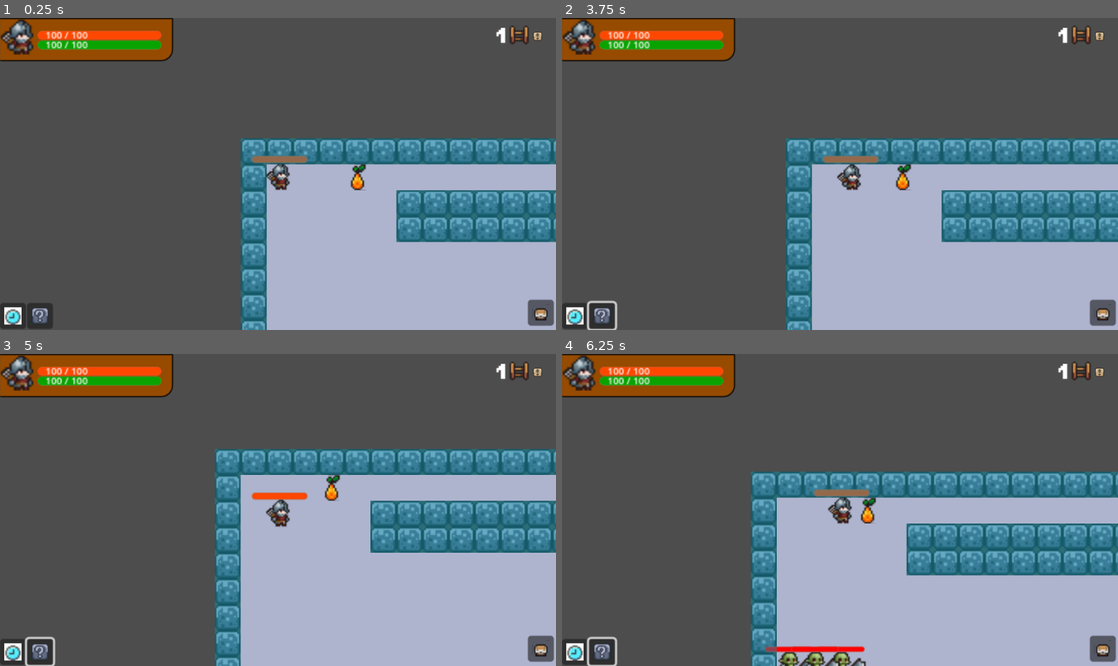
Above: before the commit, frames 1-4 (two rows, left to right).
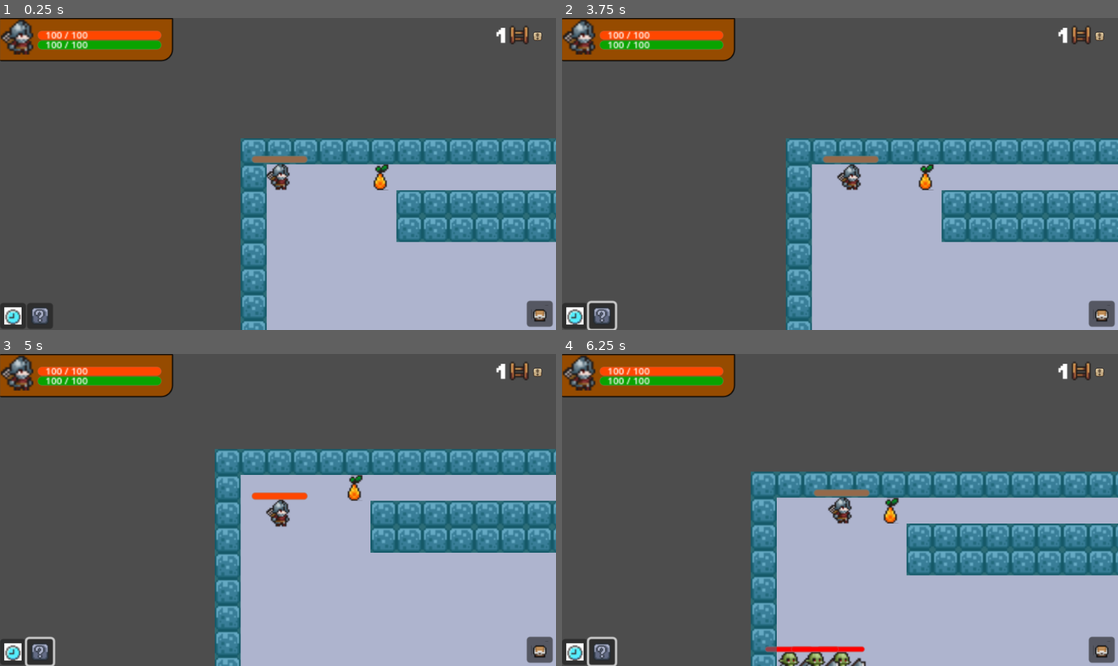
Above: after the commit, the same moments.

Repository: leon-chow/age-of-dungeons
Game: Godot game, scene res://game.tscn
Two runs of this game, one before a commit and one after it. Both use one fixed random seed, a clock stepped at 60 frames per second and the inputs below.
Inputs (mouse positions are in pixels of both pictures, inside the frame that each line leads up to; where the layout moved, square brackets give the same spot in the first picture):
- Up to frame 1 (0.25 s): no input
- Up to frame 2 (3.75 s): click (1101, 314) [1101, 311] at 0.5 s; click (573, 314) at 1.25 s; click (600, 314) at 2 s; click (1079, 36) at 2.75 s; hold Right (ui_right) from 3.53 s (still down)
- Up to frame 3 (5 s): release Right (ui_right) at 4.28 s; hold Down (ui_down) from 4.28 s (still down)
- Up to frame 4 (6.25 s): release Down (ui_down) at 5.03 s; hold Right (ui_right) 5.03-5.78 s; hold Up (ui_up) from 5.78 s (still down)

The runs differ from the first frame. In frame 1, 0.5% of the frame differs, in the area x 63-100%, y 46-100%; in frame 2, 0.5%; in frame 3, 0.5%; in frame 4, 0.5%, in the area x 53-100%, y 45-100%.

Commit message:
create base inventory window, create item instance off item class

Diff:
--- a/characters/enemies/enemy.gd
+++ b/characters/enemies/enemy.gd
@@ -54,6 +54,7 @@
 func _physics_process(delta: float) -> void:
 	health_bar.value = hp;
 	if (hp <= 0):
+		animation.play("death");
 		await get_tree().create_timer(0.2).timeout;
 		queue_free();
 		_on_death();
@@ -109,5 +110,4 @@
 	enemy_turn_ended.emit();
 
 func _on_death():
-	animation.play("death");
 	on_death.emit(self);
--- a/characters/player/player.gd
+++ b/characters/player/player.gd
@@ -20,13 +20,15 @@
 var maxEnergy: int = 100;
 var hp: int = 100;
 var maxHp: int = 100;
+var str: int = 10;
 var atk: int = 5;
 var def: int = 2;
 var matk: int = 5;
 var mdef: int = 2;
+var speed: int = 1;
 var playerExp: int = 0;
 var expRequiredToLevel: int = 20;
-var inventory: Array[String] = [];
+var inventory: Array[Item] = [];
 var bagSize: int = 20;
 
 func _ready() -> void:
@@ -99,8 +101,9 @@
 	energy += 10;
 	maxEnergy += 10;
 
-func pick_up_item(item):
-	inventory.append(item)
+func pick_up_item(item: Item):
+	print(item);
+	inventory.append(item);
 	print("inventory: ", inventory)
 
 func play_idle():
--- a/game.tscn
+++ b/game.tscn
@@ -5,7 +5,7 @@
 [ext_resource type="PackedScene" uid="uid://dinm3rpc53hyv" path="res://characters/player/player.tscn" id="3_oxrbs"]
 [ext_resource type="PackedScene" uid="uid://dmn301om2v7mg" path="res://ui/player_ui.tscn" id="4_07jf6"]
 [ext_resource type="PackedScene" uid="uid://bx8pwtucjpfxg" path="res://characters/enemies/enemy1.tscn" id="4_t8o4l"]
-[ext_resource type="PackedScene" uid="uid://cnlqtxa62fffr" path="res://items/item.tscn" id="5_4btdl"]
+[ext_resource type="PackedScene" uid="uid://bpas4ooik65u2" path="res://items/item_1.tscn" id="5_qb42v"]
 [ext_resource type="PackedScene" uid="uid://6848u6l8wds0" path="res://ui/floor_and_options.tscn" id="6_1hsjn"]
 [ext_resource type="PackedScene" uid="uid://cpuis0ifcc10y" path="res://ui/bottom_left_ui.tscn" id="8_gls2d"]
 [ext_resource type="PackedScene" uid="uid://g1icmmjq2aqh" path="res://ui/bottom_right_ui.tscn" id="9_7hysp"]
@@ -221,9 +221,8 @@
 
 [node name="Items" type="Node" parent="."]
 
-[node name="Item" parent="Items" instance=ExtResource("5_4btdl")]
-position = Vector2(56, 8)
-collision_layer = 2
+[node name="item1" parent="Items" instance=ExtResource("5_qb42v")]
+position = Vector2(70, 8)
 
 [node name="CanvasLayer" type="CanvasLayer" parent="."]
 scale = Vector2(2, 2)
@@ -266,10 +265,10 @@
 anchor_top = 0.5
 anchor_right = 0.5
 anchor_bottom = 0.5
-offset_left = -26.0
-offset_top = -33.0
-offset_right = -26.0
-offset_bottom = -33.0
+offset_left = -27.0
+offset_top = -32.5
+offset_right = -27.0
+offset_bottom = -32.5
 
 [connection signal="player_turn_ended" from="Player" to="GameManager" method="_on_player_turn_ended"]
 [connection signal="enemy_turn_ended" from="Enemies/Enemy" to="GameManager" method="_on_enemy_turn_ended"]
@@ -278,3 +277,4 @@
 [connection signal="on_death" from="Enemies/Enemy2" to="GameManager" method="_on_enemy_killed"]
 [connection signal="enemy_turn_ended" from="Enemies/Enemy3" to="GameManager" method="_on_enemy_turn_ended"]
 [connection signal="on_death" from="Enemies/Enemy3" to="GameManager" method="_on_enemy_killed"]
+[connection signal="body_entered" from="Items/item1" to="Items/item1" method="_on_body_entered"]
--- a/items/item.gd
+++ b/items/item.gd
@@ -2,6 +2,20 @@
 
 class_name Item
 @onready var player: CharacterBody2D = $"../../Player"
+
+var itemName := "test";
+var hpRestoration := 0;
+var energyRestoration := 0;
+var atkIncrease := 0;
+var defIncrease := 0;
+var strIncrease := 0;
+var matkIncrease := 0;
+var mdefIncrease := 0;
+var speedIncrease := 0;
+var damage := 0;
+var consumable := true;
+var throwable := false;
+var effect := "";
 
 func _ready():
 	pass
@@ -9,13 +23,10 @@
 func _physics_process(delta: float) -> void:
 	pass
 
-
 func _on_body_entered(body: Node2D) -> void:
-	print(body);
 	if body.name == "Player":
 		if player.inventory.size() < player.bagSize:
-			player.pick_up_item(self.name);
-			player.heal(20);
+			player.pick_up_item(self);
 			queue_free()
 		else:
 			print("Too many items!");
--- /dev/null
+++ b/items/item_1.gd
@@ -0,0 +1,11 @@
+extends Item;
+
+var movementUD: int = 0;
+var movementLR: int = 0;
+
+# Called when the node enters the scene tree for the first time.
+func _ready() -> void:
+	self.hpRestoration = 20;
+	self.consumable = true;
+	self.itemName = "Fruit";
+	super();
--- /dev/null
+++ b/items/item_1.tscn
@@ -0,0 +1,19 @@
+[gd_scene load_steps=4 format=3 uid="uid://bpas4ooik65u2"]
+
+[ext_resource type="Script" path="res://items/item_1.gd" id="1_y51kh"]
+[ext_resource type="Texture2D" uid="uid://5vp3a1maalk" path="res://assets/sprites/fruit.png" id="1_ycdoi"]
+
+[sub_resource type="RectangleShape2D" id="RectangleShape2D_0w1io"]
+size = Vector2(8, 8)
+
+[node name="item1" type="Area2D"]
+script = ExtResource("1_y51kh")
+
+[node name="CollisionShape2D" type="CollisionShape2D" parent="."]
+z_index = -1
+shape = SubResource("RectangleShape2D_0w1io")
+
+[node name="Sprite2D" type="Sprite2D" parent="."]
+texture = ExtResource("1_ycdoi")
+region_enabled = true
+region_rect = Rect2(16, 16, 16, 16)
--- a/ui/bottom_left_ui.tscn
+++ b/ui/bottom_left_ui.tscn
@@ -16,6 +16,7 @@
 grow_vertical = 2
 
 [node name="MarginContainer" type="MarginContainer" parent="."]
+layout_mode = 0
 theme_override_constants/margin_top = 5
 theme_override_constants/margin_right = 5
 
--- a/ui/bottom_right_ui.tscn
+++ b/ui/bottom_right_ui.tscn
@@ -1,6 +1,7 @@
-[gd_scene load_steps=3 format=3 uid="uid://g1icmmjq2aqh"]
+[gd_scene load_steps=4 format=3 uid="uid://g1icmmjq2aqh"]
 
 [ext_resource type="Texture2D" uid="uid://35cbs6q08ulp" path="res://assets/sprites/all-assets-preview.png" id="1_nc1ow"]
+[ext_resource type="Script" path="res://UI/inventory.gd" id="2_726th"]
 
 [sub_resource type="AtlasTexture" id="AtlasTexture_macga"]
 atlas = ExtResource("1_nc1ow")
@@ -15,6 +16,7 @@
 grow_vertical = 2
 
 [node name="MarginContainer" type="MarginContainer" parent="."]
+layout_mode = 0
 theme_override_constants/margin_top = 5
 theme_override_constants/margin_right = 5
 
@@ -25,3 +27,4 @@
 [node name="Inventory" type="Button" parent="MarginContainer/HBoxContainer"]
 layout_mode = 2
 icon = SubResource("AtlasTexture_macga")
+script = ExtResource("2_726th")
--- /dev/null
+++ b/ui/inventory.gd
@@ -0,0 +1,14 @@
+extends Button
+
+@onready var inventoryBtn: Button = $"."
+
+# Called when the node enters the scene tree for the first time.
+func _ready() -> void:
+	inventoryBtn.pressed.connect(self._button_pressed)
+
+# Called every frame. 'delta' is the elapsed time since the previous frame.
+func _process(delta: float) -> void:
+	pass
+
+func _button_pressed():
+	print("Pressed!");
--- /dev/null
+++ b/ui/inventory_window.tscn
@@ -0,0 +1,7 @@
+[gd_scene format=3 uid="uid://cu7dn28xf6x14"]
+
+[node name="Inventory" type="Control"]
+layout_mode = 3
+anchors_preset = 0
+offset_right = 40.0
+offset_bottom = 40.0
